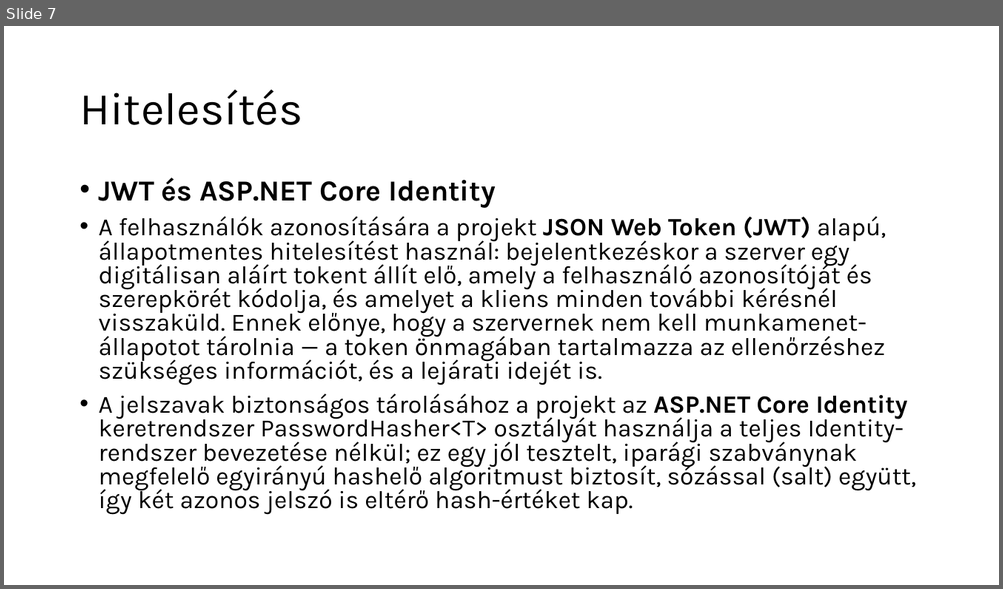
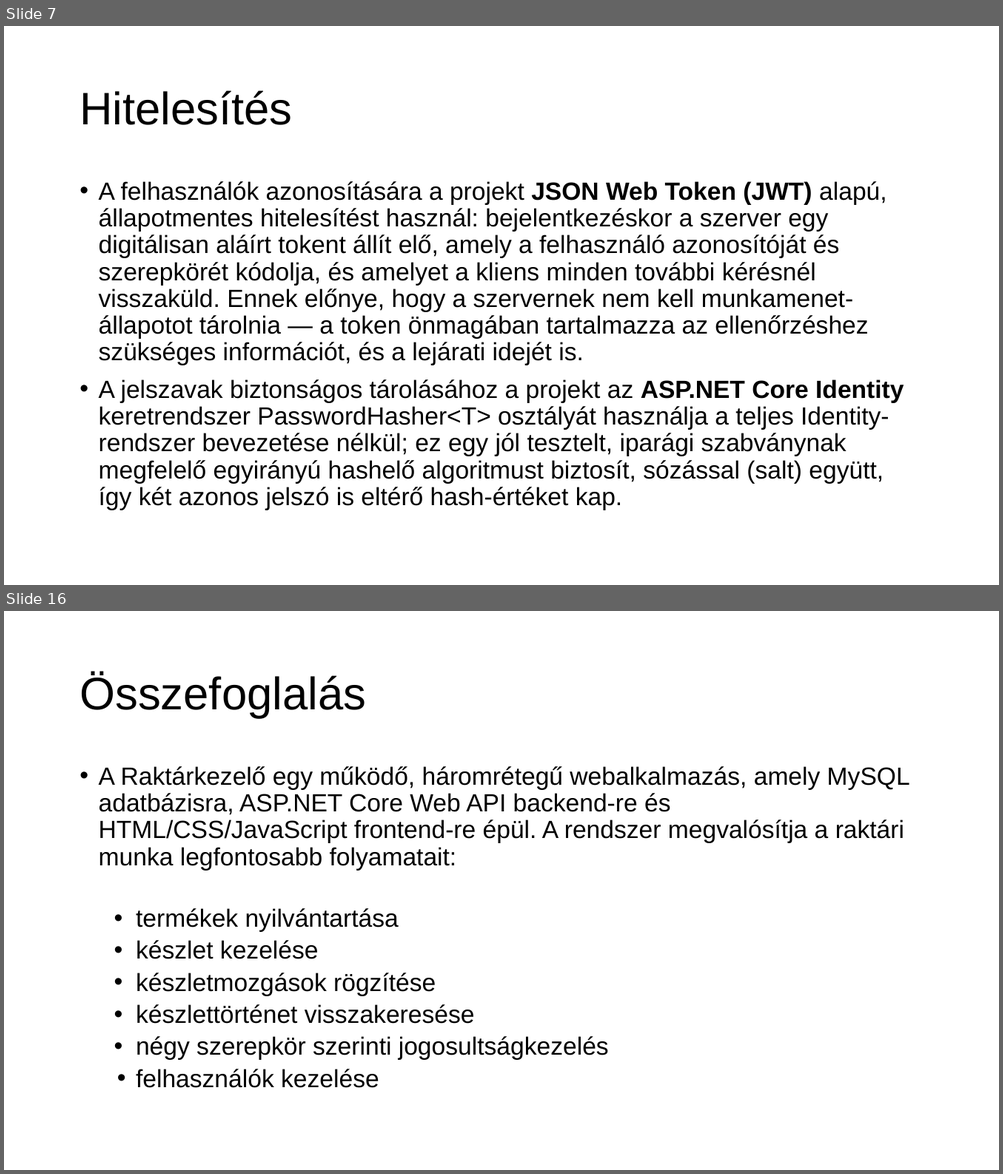
Before and after one commit to Vividia47/raktar, a slide deck: Documentation/exam.pptx. Shown one above the other, each under a label of ours: slide 7 before the commit, slides 7 and 16 after it; the slides between them are not shown. The pictures are 1003x589 and 1003x1174 pixels, drawn with LibreOffice and Linux fonts; fonts in the diff are those of the drawing; background and template pictures are left out. Boxes give left, top, right and bottom in pixels: in the first picture for what was removed or moved away, otherwise in the second. Text is boxed around its words. In the diff, an @@ line names an element or a change of style, - is before the commit and + after.

```diff
--- a/Documentation/exam.pptx
+++ b/Documentation/exam.pptx
@@ slide 16 added at (4,611,999,1170), background picture (left out) @@
@@ title added at (79,673,366,718), 44 pt, text #000000 @@
+Összefoglalás
@@ text added at (99,766,910,1088), 24 pt, text #000000 @@
+• A Raktárkezelő egy működő, háromrétegű webalkalmazás, amely MySQL adatbázisra, ASP.NET Core Web API backend-re és HTML/CSS/JavaScript frontend-re épül. A rendszer megvalósítja a raktári munka legfontosabb folyamatait:
+  • termékek nyilvántartása
+  • készlet kezelése
+  • készletmozgások rögzítése
+  • készlettörténet visszakeresése
+  • négy szerepkör szerinti jogosultságkezelés
+  • felhasználók kezelése
@@ slide 7 changed as well @@
@@ title "Hitelesítés" at (79,90,292,125): font Karla to Arial @@
@@ text "A felhasználók azonosítására a projekt ..." at (99,181,903,511): font Karla to Arial; line spacing 0.8 to 0.9 @@
@@ text at (99,178,495,208): paragraph removed @@
-• JWT és ASP.NET Core Identity
```
Also in this commit, not shown: 6 other slides changed, 9 other slides added.
